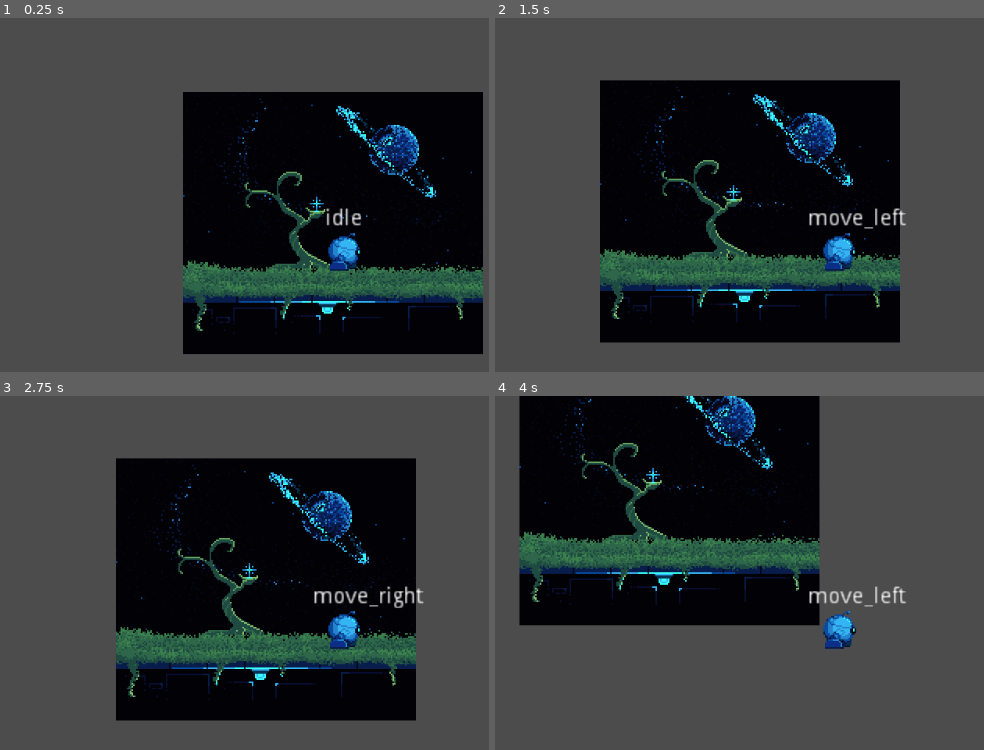
Above: before the commit, frames 1-4 (two rows, left to right).
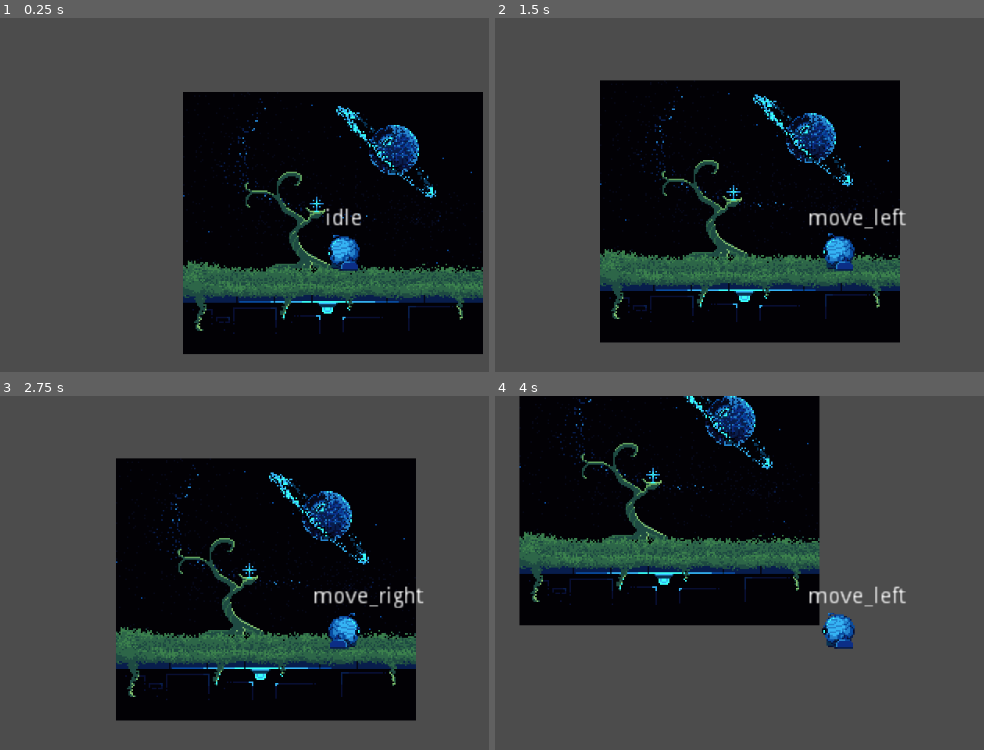
Above: after the commit, the same moments.

Repository: GeekzGamingz/Myunjoule
Game: Godot game, scene res://source/Levels/Level_Debug.tscn
Same seed, same stepped clock (60 frames per second), same inputs: the game is played once before the commit and once after it.
Inputs:
- Up to frame 1 (0.25 s): no input
- Up to frame 2 (1.5 s): hold D (move_right) 0.53-1.28 s; tap E (activate) at 0.6, 1.35 s; hold A (move_left) from 1.28 s (still down)
- Up to frame 3 (2.75 s): release A (move_left) at 2.03 s; hold D (move_right) from 2.03 s (still down); tap E (activate) at 2.1 s
- Up to frame 4 (4 s): tap E (activate) at 2.85, 3.6 s; release D (move_right) at 3.53 s; hold A (move_left) from 3.53 s (still down)

The runs differ from the first frame. In frame 1, 0.4% of the frame differs, in the area x 67-74%, y 60-72%; in frame 2, 0.4%; in frame 3, 0.2%; in frame 4, 0.4%.

Commit message:
Separate move into both directions

Diff:
--- /dev/null
+++ b/assets/Player/Animations/rowbit_move_left.tres
@@ -0,0 +1,56 @@
+[gd_resource type="Animation" load_steps=2 format=2]
+
+[ext_resource path="res://assets/Player/rowbit-move.png" type="Texture" id=1]
+
+[resource]
+resource_name = "rowbit_move_left"
+length = 0.4
+loop = true
+tracks/0/type = "value"
+tracks/0/path = NodePath("PlayerSprite:texture")
+tracks/0/interp = 1
+tracks/0/loop_wrap = true
+tracks/0/imported = false
+tracks/0/enabled = true
+tracks/0/keys = {
+"times": PoolRealArray( 0 ),
+"transitions": PoolRealArray( 1 ),
+"update": 1,
+"values": [ ExtResource( 1 ) ]
+}
+tracks/1/type = "value"
+tracks/1/path = NodePath("PlayerSprite:hframes")
+tracks/1/interp = 1
+tracks/1/loop_wrap = true
+tracks/1/imported = false
+tracks/1/enabled = true
+tracks/1/keys = {
+"times": PoolRealArray( 0 ),
+"transitions": PoolRealArray( 1 ),
+"update": 1,
+"values": [ 4 ]
+}
+tracks/2/type = "value"
+tracks/2/path = NodePath("PlayerSprite:flip_h")
+tracks/2/interp = 1
+tracks/2/loop_wrap = true
+tracks/2/imported = false
+tracks/2/enabled = true
+tracks/2/keys = {
+"times": PoolRealArray( 0 ),
+"transitions": PoolRealArray( 1 ),
+"update": 1,
+"values": [ true ]
+}
+tracks/3/type = "value"
+tracks/3/path = NodePath("PlayerSprite:frame")
+tracks/3/interp = 1
+tracks/3/loop_wrap = true
+tracks/3/imported = false
+tracks/3/enabled = true
+tracks/3/keys = {
+"times": PoolRealArray( 0, 0.1, 0.2, 0.3 ),
+"transitions": PoolRealArray( 1, 1, 1, 1 ),
+"update": 1,
+"values": [ 0, 1, 2, 3 ]
+}
--- a/assets/Player/Animations/rowbit_move.tres
+++ b/assets/Player/Animations/rowbit_move_right.tres
@@ -31,12 +31,24 @@
 "values": [ 4 ]
 }
 tracks/2/type = "value"
-tracks/2/path = NodePath("PlayerSprite:frame")
+tracks/2/path = NodePath("PlayerSprite:flip_h")
 tracks/2/interp = 1
 tracks/2/loop_wrap = true
 tracks/2/imported = false
 tracks/2/enabled = true
 tracks/2/keys = {
+"times": PoolRealArray( 0 ),
+"transitions": PoolRealArray( 1 ),
+"update": 1,
+"values": [ false ]
+}
+tracks/3/type = "value"
+tracks/3/path = NodePath("PlayerSprite:frame")
+tracks/3/interp = 1
+tracks/3/loop_wrap = true
+tracks/3/imported = false
+tracks/3/enabled = true
+tracks/3/keys = {
 "times": PoolRealArray( 0, 0.1, 0.2, 0.3 ),
 "transitions": PoolRealArray( 1, 1, 1, 1 ),
 "update": 1,
--- a/source/Actors/Player/Player.tscn
+++ b/source/Actors/Player/Player.tscn
@@ -1,10 +1,63 @@
-[gd_scene load_steps=7 format=2]
+[gd_scene load_steps=10 format=2]
 
 [ext_resource path="res://source/Actors/Player/Player.gd" type="Script" id=1]
 [ext_resource path="res://source/Actors/Player/PlayerFSM.gd" type="Script" id=2]
-[ext_resource path="res://assets/Player/dronesprite.png" type="Texture" id=3]
+[ext_resource path="res://assets/Player/rowbit-move.png" type="Texture" id=3]
+[ext_resource path="res://assets/Player/Animations/rowbit_move_right.tres" type="Animation" id=4]
+[ext_resource path="res://assets/Player/Animations/rowbit_move_left.tres" type="Animation" id=5]
 
 [sub_resource type="CircleShape2D" id=1]
+
+[sub_resource type="Animation" id=4]
+length = 0.001
+tracks/0/type = "value"
+tracks/0/path = NodePath("PlayerSprite:texture")
+tracks/0/interp = 1
+tracks/0/loop_wrap = true
+tracks/0/imported = false
+tracks/0/enabled = true
+tracks/0/keys = {
+"times": PoolRealArray( 0 ),
+"transitions": PoolRealArray( 1 ),
+"update": 0,
+"values": [ ExtResource( 3 ) ]
+}
+tracks/1/type = "value"
+tracks/1/path = NodePath("PlayerSprite:hframes")
+tracks/1/interp = 1
+tracks/1/loop_wrap = true
+tracks/1/imported = false
+tracks/1/enabled = true
+tracks/1/keys = {
+"times": PoolRealArray( 0 ),
+"transitions": PoolRealArray( 1 ),
+"update": 0,
+"values": [ 4 ]
+}
+tracks/2/type = "value"
+tracks/2/path = NodePath("PlayerSprite:frame")
+tracks/2/interp = 1
+tracks/2/loop_wrap = true
+tracks/2/imported = false
+tracks/2/enabled = true
+tracks/2/keys = {
+"times": PoolRealArray( 0 ),
+"transitions": PoolRealArray( 1 ),
+"update": 0,
+"values": [ 0 ]
+}
+tracks/3/type = "value"
+tracks/3/path = NodePath("PlayerSprite:flip_h")
+tracks/3/interp = 1
+tracks/3/loop_wrap = true
+tracks/3/imported = false
+tracks/3/enabled = true
+tracks/3/keys = {
+"times": PoolRealArray( 0 ),
+"transitions": PoolRealArray( 1 ),
+"update": 0,
+"values": [ true ]
+}
 
 [sub_resource type="AnimationNodeStateMachine" id=2]
 
@@ -19,6 +72,8 @@
 
 [node name="PlayerSprite" type="Sprite" parent="."]
 texture = ExtResource( 3 )
+flip_h = true
+hframes = 4
 
 [node name="CollisionShape2D" type="CollisionShape2D" parent="."]
 shape = SubResource( 1 )
@@ -40,6 +95,9 @@
 
 [node name="SpritePlayer" type="AnimationPlayer" parent="AnimationPlayers"]
 root_node = NodePath("../..")
+anims/RESET = SubResource( 4 )
+anims/rowbit_move_left = ExtResource( 5 )
+anims/rowbit_move_right = ExtResource( 4 )
 
 [node name="EffectsPlayer" type="AnimationPlayer" parent="AnimationPlayers"]
 
--- a/source/Actors/Player/PlayerFSM.gd
+++ b/source/Actors/Player/PlayerFSM.gd
@@ -5,6 +5,10 @@
 #OnReady Variables
 onready var stateLabel: Label = parent.get_node("StateOutput")
 
+var animations = {
+	MOVE_LEFT  = "rowbit_move_left",
+	MOVE_RIGHT = "rowbit_move_right"
+}
 
 #-------------------------------------------------------------------------------------------------#
 #Ready
@@ -64,6 +68,10 @@
 func stateEnter(newState, oldState):
 	match(newState):
 		states.idle: pass
+		states.move_left:
+			parent.spritePlayer.play(animations.MOVE_LEFT)
+		states.move_right:
+			parent.spritePlayer.play(animations.MOVE_RIGHT)
 
 
 #Exit State
